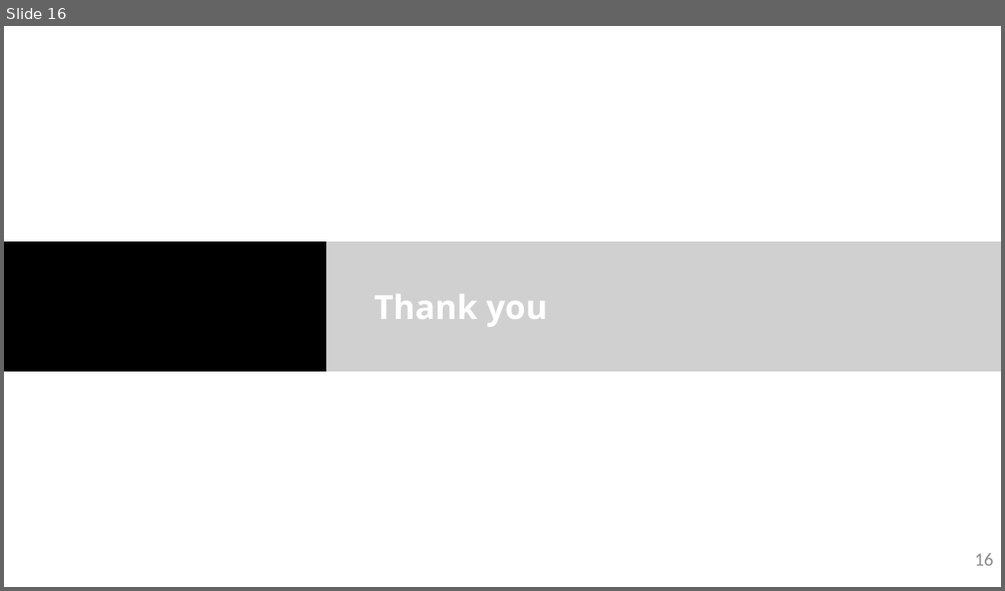
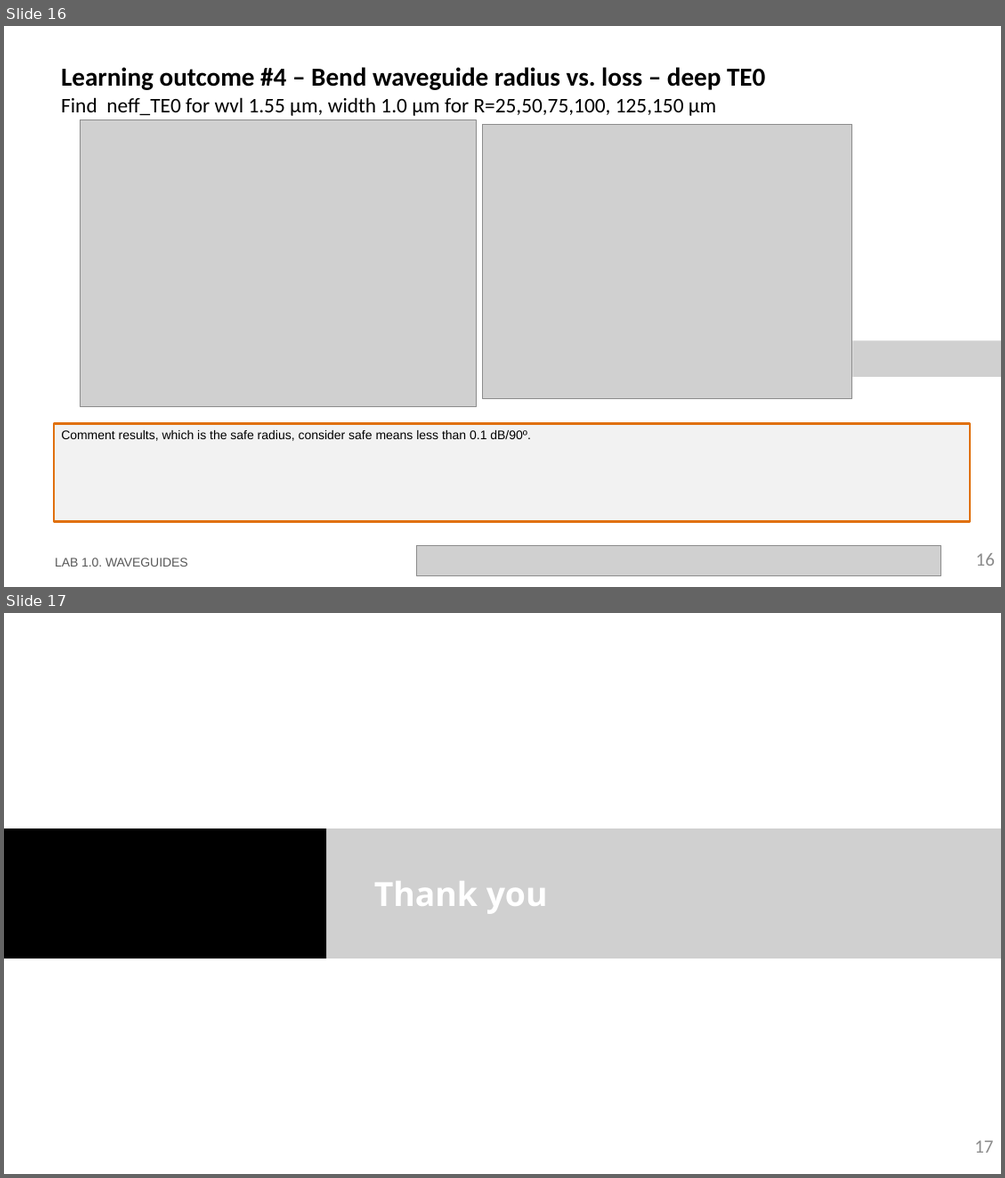
Before and after one commit to RobertoFernandezSevilla/pic-upv-lab1, a slide deck: LabBook_10.pptx. Shown one above the other, each under a label of ours: slide 16 before the commit, slides 16 and 17 after it. The pictures are 1005x591 and 1005x1178 pixels, drawn with LibreOffice and Linux fonts; fonts in the diff are those of the drawing; grey boxes stand for pictures; background and template pictures are left out. Boxes give left, top, right and bottom in pixels: in the first picture for what was removed or moved away, otherwise in the second. Text is boxed around its words. In the diff, an @@ line names an element or a change of style, - is before the commit and + after.

```diff
--- a/LabBook_10.pptx
+++ b/LabBook_10.pptx
@@ slide 16 added at [4,26,1001,587], background #FFFFFF @@
@@ title added at [61,67,765,116], 20 pt, text #000000 @@
+Learning outcome #4 – Bend waveguide radius vs. loss – deep TE0
+Find neff_TE0 for wvl 1.55 µm, width 1.0 µm for R=25,50,75,100, 125,150 µm
@@ picture added at [81,120,476,407] @@
@@ picture added at [483,125,851,399] @@
@@ picture added at [853,341,1001,377] @@
@@ rectangle added at [54,424,971,522], fill #F2F2F2, outline #E0700D 2.25 pt, 12 pt, text #000000 @@
+Comment results, which is the safe radius, consider safe means less than 0.1 dB/90º.
@@ text added at [55,557,188,566], 12 pt, text #585858 @@
+LAB 1.0. WAVEGUIDES
@@ picture added at [417,546,941,576] @@
@@ page number added at [976,553,995,565], 18 pt, text #8C8C8C @@
+16
@@ what was slide 16 is now slide 17 @@
@@ page number at [974,1140,993,1152]: text changed @@
-16
+17
```
Also in this commit, not shown: 1 other file.
